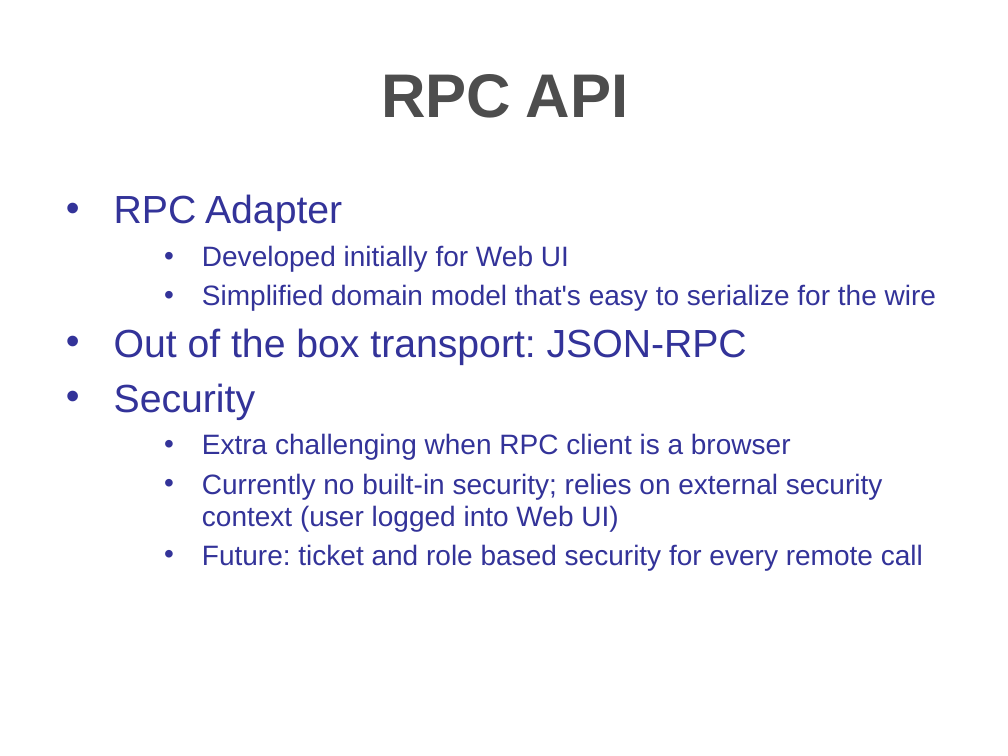
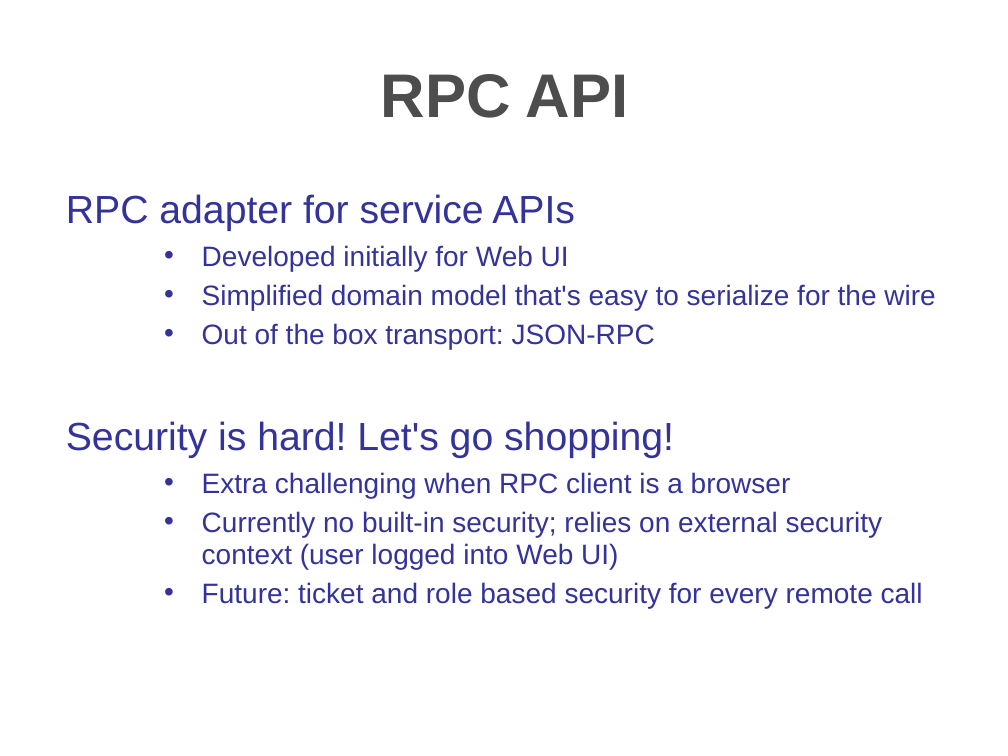
Before and after one commit to travis/cosmo, a slide deck: slide 25 of src/docs/presentations/apachecon2006.ppt. Drawn at 1008x756 pixels with LibreOffice and Linux fonts; fonts in the diff are those of the drawing; background and template pictures are left out. Boxes give left, top, right and bottom in pixels: in the first picture for what was removed or moved away, otherwise in the second. Text is boxed around its words. In the diff, an @@ line names an element or a change of style, - is before the commit and + after.

```diff
--- a/src/docs/presentations/apachecon2006.ppt
+++ b/src/docs/presentations/apachecon2006.ppt
@@ text at (66, 194, 575, 231): text changed @@
-• RPC Adapter
+RPC adapter for service APIs
@@ text at (202, 245, 935, 608): size 28 to 20 pt in "Out of the box transport: JSON-RPC"; indent changed; line spacing 23pt to 22.9pt; list level 1 to 3 in "Out of the box transport: ..."; line spacing 33.2pt to 22.9pt @@
@@ text at (66, 421, 674, 458): text changed @@
-• Security
+Security is hard! Let's go shopping!
```
Also in this commit, not shown: 23 other slides changed, 10 slides added, 6 slides removed.
